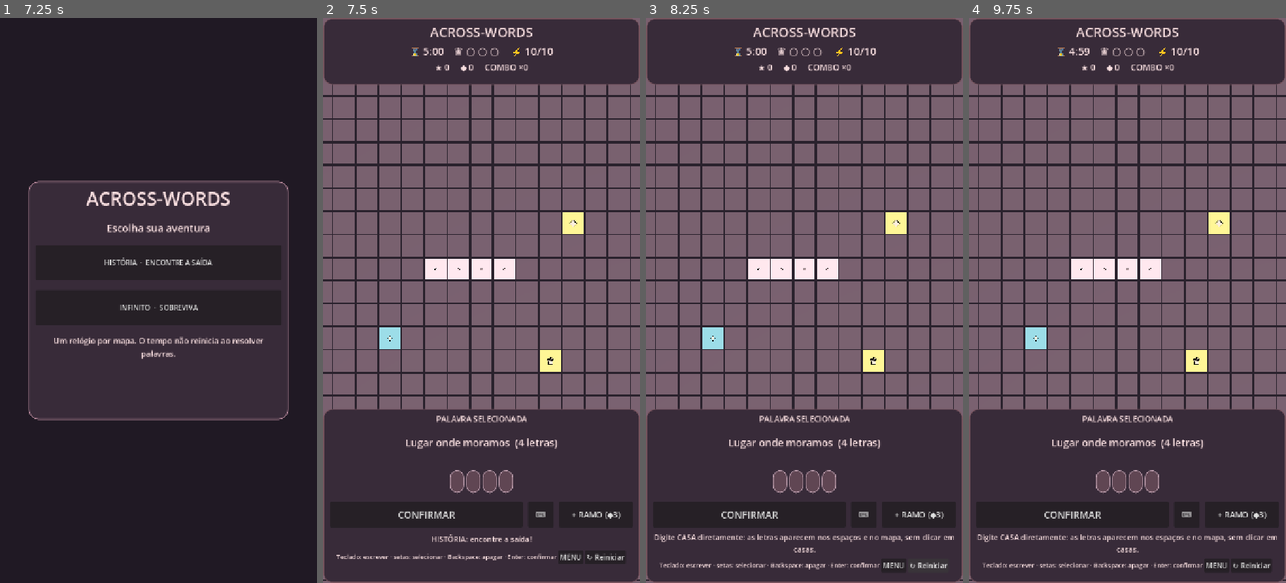
Above: before the commit, frames 1-4 (left to right).
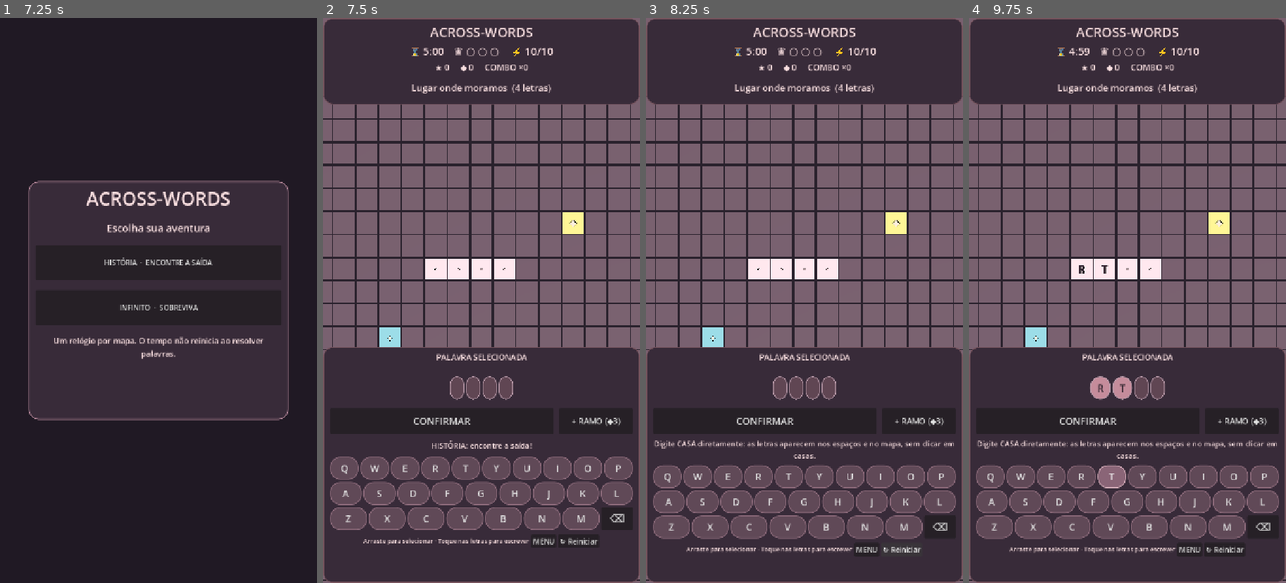
Above: after the commit, the same moments.

Repository: valus-suelo/across-words
Game: Godot game, scene res://main.tscn
Two runs of this game, one before a commit and one after it. Both use one fixed random seed, a clock stepped at 60 frames per second and the inputs below.
Inputs (mouse positions are in pixels of both pictures, inside the frame that each line leads up to):
- Up to frame 1 (7.25 s): click "↻ Reiniciar" at 0.5 s; click "↻ Reiniciar" at 1.25 s; click "↻ Reiniciar" at 2 s; click "CONFIRMAR" at 2.75 s; click (218, 515) at 3.5 s, where only the run before the commit has a clickable "⌨"; click "+ RAMO (◆3)" at 4.25 s; click (22, 475) at 5 s, where only the run after the commit has a clickable "Q"; click (50, 475) at 5.75 s, where only the run after the commit has a clickable "W"; click (82, 475) at 6.5 s, where only the run after the commit has a clickable "E"
- Up to frame 2 (7.5 s): click "HISTÓRIA · ENCONTRE A SAÍDA" at 7.25 s
- Up to frame 3 (8.25 s): click "↻ Reiniciar" at 8 s
- Up to frame 4 (9.75 s): click (1079, 475) at 8.75 s, where only the run after the commit has a clickable "R"; click (1111, 475) at 9.5 s, where only the run after the commit has a clickable "T"

Frame 1 is identical in both runs. In frame 2, 23% of the frame differs, in the area x 0-100%, y 10-96%; in frame 3, 24%; in frame 4, 24%, in the area x 0-100%, y 10-98%.

Commit message:
tiptop

Diff:
--- a/main.gd
+++ b/main.gd
@@ -167,7 +167,6 @@
 var input_syncing: bool = false
 var extra_branch_armed: bool = false
 var last_solved_word: int = -1  # palavra mais recente para navegação sem clique
-var mobile_keyboard_button: Button
 # Direção de ramificação e direção da última varredura de letras.
 var preferred_branch_direction: Vector2i = Vector2i.ZERO
 var last_navigation_arrow: Vector2i = Vector2i.ZERO
@@ -256,7 +255,7 @@
 
     var top := PanelContainer.new()
     top.set_anchors_and_offsets_preset(Control.PRESET_TOP_WIDE)
-    top.offset_bottom = 152.0
+    top.offset_bottom = 196.0
     top.add_theme_stylebox_override("panel", _panel_style(Color("#382b39"), Color("#77545e")))
     ui.add_child(top)
     var top_column := VBoxContainer.new()
@@ -276,10 +275,14 @@
     indicators.add_child(energy_label)
     score_label = _make_label("★ 0  ·  ◆ 0  ·  COMBO ×0", 19)
     top_column.add_child(score_label)
+    clue_label = _make_label("Resolva a palavra destacada para começar.", 21)
+    clue_label.autowrap_mode = TextServer.AUTOWRAP_WORD_SMART
+    clue_label.custom_minimum_size.y = 55
+    top_column.add_child(clue_label)
 
     var bottom := PanelContainer.new()
     bottom.set_anchors_and_offsets_preset(Control.PRESET_BOTTOM_WIDE)
-    bottom.offset_top = -395.0
+    bottom.offset_top = -535.0
     bottom.add_theme_stylebox_override("panel", _panel_style(Color("#382b39"), Color("#77545e")))
     ui.add_child(bottom)
     var column := VBoxContainer.new()
@@ -287,12 +290,9 @@
     bottom.add_child(column)
     selected_info = _make_label("TOQUE NUMA PALAVRA OU LETRA", 18)
     column.add_child(selected_info)
-    clue_label = _make_label("Resolva a palavra destacada para começar.", 23)
-    clue_label.autowrap_mode = TextServer.AUTOWRAP_WORD_SMART
-    clue_label.custom_minimum_size.y = 62
-    column.add_child(clue_label)
     entry = LineEdit.new()
-    entry.placeholder_text = "Teclado virtual"
+    entry.placeholder_text = "Entrada interna"
+    entry.virtual_keyboard_enabled = false
     entry.max_length = 18
     entry.alignment = HORIZONTAL_ALIGNMENT_CENTER
     # Entrada interna: não é exibida como caixa de texto.
@@ -340,12 +340,6 @@
     confirm.add_theme_font_size_override("font_size", 22)
     confirm.pressed.connect(_submit)
     actions.add_child(confirm)
-    mobile_keyboard_button = Button.new()
-    mobile_keyboard_button.text = "⌨"
-    mobile_keyboard_button.tooltip_text = "Abrir teclado virtual (celular)"
-    mobile_keyboard_button.custom_minimum_size = Vector2(58, 58)
-    mobile_keyboard_button.pressed.connect(_open_mobile_keyboard)
-    actions.add_child(mobile_keyboard_button)
     var buy := Button.new()
     buy.text = "+ RAMO (◆3)"
     buy.custom_minimum_size = Vector2(168, 58)
@@ -356,10 +350,17 @@
     message_label.autowrap_mode = TextServer.AUTOWRAP_WORD_SMART
     message_label.custom_minimum_size.y = 32
     column.add_child(message_label)
+    # Teclado integrado à HUD: sempre visível durante a partida.
+    var keyboard := VBoxContainer.new()
+    keyboard.add_theme_constant_override("separation", 5)
+    column.add_child(keyboard)
+    _add_keyboard_row(keyboard, "QWERTYUIOP")
+    _add_keyboard_row(keyboard, "ASDFGHJKL")
+    _add_keyboard_row(keyboard, "ZXCVBNM", true)
     var footer := HBoxContainer.new()
     footer.alignment = BoxContainer.ALIGNMENT_CENTER
     column.add_child(footer)
-    status_label = _make_label("Teclado: escrever · setas: selecionar · Backspace: apagar · Enter: confirmar", 14)
+    status_label = _make_label("Arraste para selecionar · Toque nas letras para escrever", 14)
     footer.add_child(status_label)
     mode_button = Button.new()
     mode_button.text = "MENU"
@@ -447,6 +448,34 @@
     hint.horizontal_alignment = HORIZONTAL_ALIGNMENT_CENTER
     hint.autowrap_mode = TextServer.AUTOWRAP_WORD_SMART
     menu_col.add_child(hint)
+
+func _add_keyboard_row(parent: VBoxContainer, letters: String, with_erase: bool = false) -> void:
+    var keys := HBoxContainer.new()
+    keys.alignment = BoxContainer.ALIGNMENT_CENTER
+    keys.add_theme_constant_override("separation", 4)
+    parent.add_child(keys)
+    for i in range(letters.length()):
+        var character: String = letters.substr(i, 1)
+        var key_button := Button.new()
+        key_button.text = character
+        key_button.focus_mode = Control.FOCUS_NONE
+        key_button.custom_minimum_size.y = 52
+        key_button.size_flags_horizontal = Control.SIZE_EXPAND_FILL
+        key_button.add_theme_font_size_override("font_size", 22)
+        key_button.add_theme_stylebox_override("normal", _panel_style(Color("#604957"), Color("#8d6b7b")))
+        key_button.add_theme_stylebox_override("hover", _panel_style(Color("#8a6577"), Color("#d7afbb")))
+        key_button.add_theme_stylebox_override("pressed", _panel_style(Color("#b88b9f"), Color("#f1cbd7")))
+        key_button.pressed.connect(_type_character.bind(character))
+        keys.add_child(key_button)
+    if with_erase:
+        var erase_button := Button.new()
+        erase_button.text = "⌫"
+        erase_button.tooltip_text = "Apagar última letra"
+        erase_button.focus_mode = Control.FOCUS_NONE
+        erase_button.custom_minimum_size = Vector2(72, 52)
+        erase_button.add_theme_font_size_override("font_size", 24)
+        erase_button.pressed.connect(_erase_character)
+        keys.add_child(erase_button)
 
 func _show_main_menu() -> void:
     game_over = true
